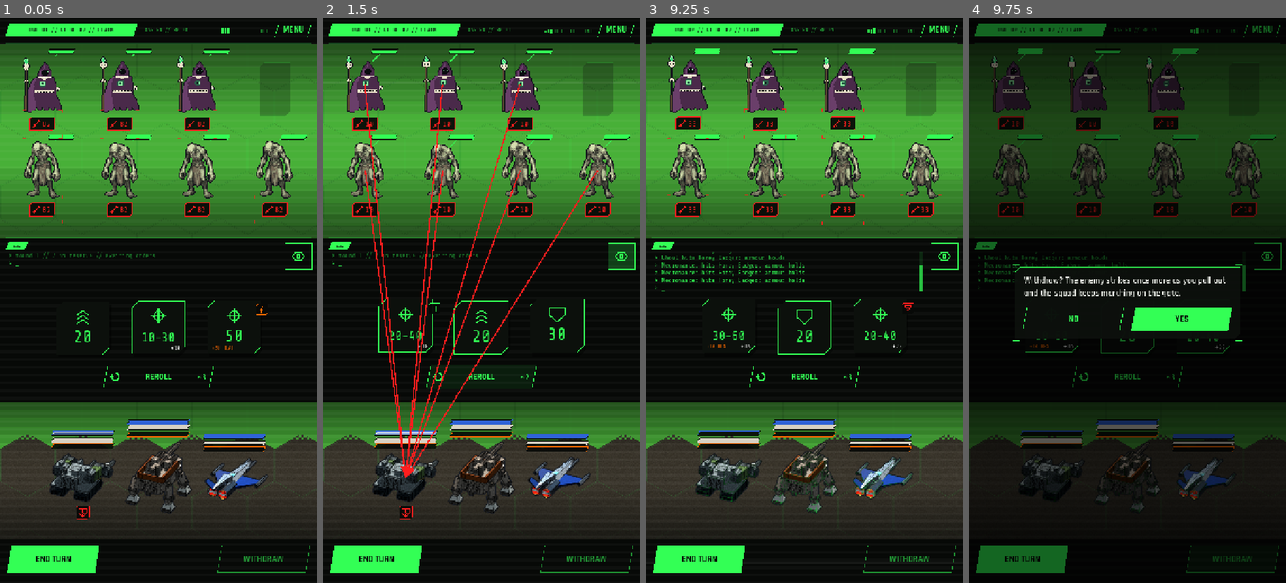
Above: before the commit, frames 1-4 (left to right).
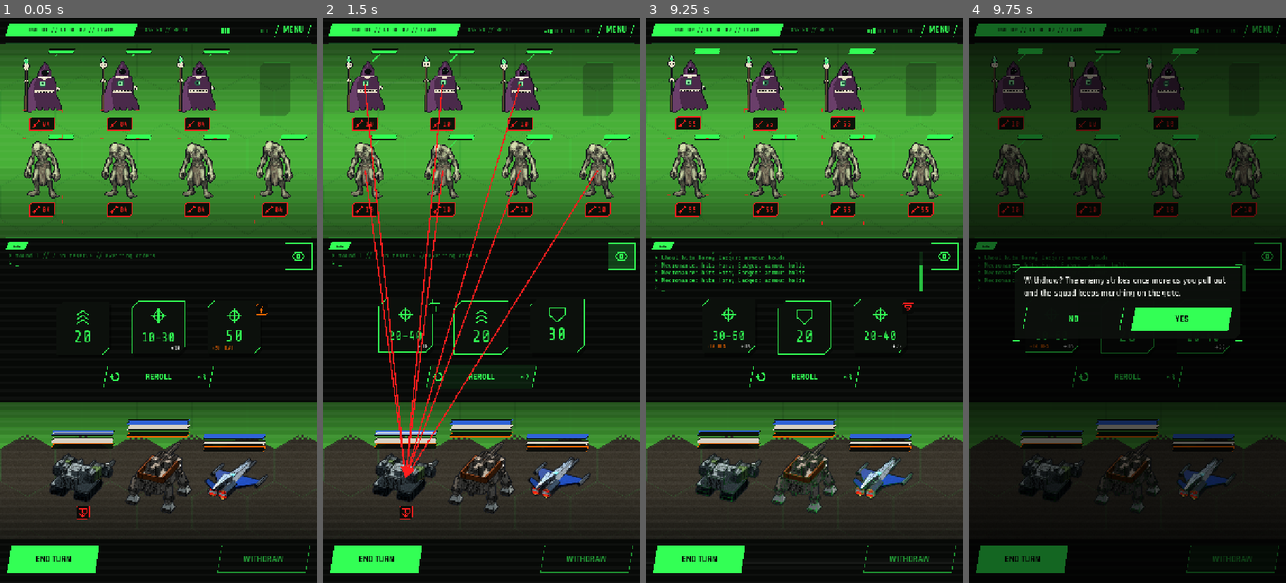
Above: after the commit, the same moments.

Repository: ryanjdmartin/riftgate
Game: Godot game, scene res://game/skirmish/skirmish_screen.tscn
Same seed, same stepped clock (60 frames per second), same inputs: the game is played once before the commit and once after it. This scene is started directly instead of the project's main scene.
Inputs (mouse positions are in pixels of both pictures, inside the frame that each line leads up to):
- Up to frame 1 (0.05 s): no input
- Up to frame 2 (1.5 s): click (620, 255) at 0.5 s; click "REROLL" at 1.25 s
- Up to frame 3 (9.25 s): click "END TURN" at 2 s; click "WITHDRAW" at 2.75 s; click (943, 255) at 3.5 s; click "REROLL" at 4.25 s; click "END TURN" at 5 s; click "YES" at 5.75 s; click "WITHDRAW" at 6.5 s; click (943, 255) at 7.25 s; click "REROLL" at 8 s; click "END TURN" at 8.75 s
- Up to frame 4 (9.75 s): click "WITHDRAW" at 9.5 s

The runs differ from the first frame. In frame 1, less than 0.1% of the frame differs, in the area x 13-90%, y 18-35%; in frame 2, nothing differs; in frame 3, less than 0.1%; in frame 4, nothing differs.

Commit message:
Both screens keep clear of the phone's safe bands (Ryan, 25 September, first native Android run: MENU cramped in the top corner and hard to press, the bottom buttons cut off): the export is edge to edge and immersive, so the layout ran the whole glass; Hud.safe_insets reads the display's safe area in design pixels with a floor for the corners and gesture zone it does not report, Hud.inset_screen pulls a screen's root in by what its parent does not already keep clear (a skirmish inside the battle screen insets once), the layout height is the glass less the bands and never under the design's 1280 (the bands give way on short glass), MENU answers a touch over the whole bar (HudButton.hit_pad), the clear colour is the HUD's black so the bands are black wherever a screen runs, and the screenshot tool renders at a phone's height (RIFTGATE_SHOT_H) with forced bands (RIFTGATE_SAFE) to see the phone's layout on the Mac
Co-Authored-By: Claude Fable 5.1 <noreply@anthropic.com>

Diff:
--- a/game/battle/battle_screen.gd
+++ b/game/battle/battle_screen.gd
@@ -141,7 +141,7 @@
 	LOG_Y = 1076.0 + (H - BASE_H)   # the map takes the extra height; the log and buttons keep to the bottom
 	BOTTOM_Y = 1196.0 + (H - BASE_H)
 	custom_minimum_size = Vector2(W, H)
-	set_anchors_and_offsets_preset(Control.PRESET_FULL_RECT)
+	Hud.inset_screen(self)   # clear of the phone's corners, cutout and gesture zone
 
 	var bg := HudBackdrop.new()
 	bg.scan = false   # this screen's one scan bar is drawn on top of everything, below
@@ -153,6 +153,7 @@
 	_place(_header, Vector2(12, 14), Vector2(300, 28))
 	var menu_btn := HudButton.new("MENU", _open_menu)
 	menu_btn.sound = ""   # the menu's own breaker is the sound
+	menu_btn.hit_pad = Vector2(12.0, 10.0)   # answers over the whole bar's height and out to the edge
 	_place(menu_btn, Vector2(W - 96, 10), Vector2(84, 34))
 	if OS.get_environment("RIFTGATE_TUNE") == "1":
 		# The map's live knobs, a development tool; the player's knobs are in the menu.
--- a/game/skirmish/skirmish_screen.gd
+++ b/game/skirmish/skirmish_screen.gd
@@ -270,7 +270,7 @@
 	for key in ROWS.keys():
 		set(key, float(ROWS[key]) * H / BASE_H)
 	custom_minimum_size = Vector2(W, H)
-	set_anchors_and_offsets_preset(Control.PRESET_FULL_RECT)
+	Hud.inset_screen(self)   # clear of the phone's corners, cutout and gesture zone
 
 	var bg := HudBackdrop.new()
 	var seam_y := REROLL_Y + REROLL_SIZE.y + REROLL_GAP
@@ -301,6 +301,7 @@
 	var menu_btn := HudButton.new("MENU", _open_menu)
 	menu_btn.sound = ""   # the menu's own breaker is the sound
 	_place(menu_btn, Vector2(W - 96, 10), Vector2(84, 34))
+	menu_btn.hit_pad = Vector2(12.0, 10.0)   # answers over the whole bar's height and out to the edge
 	_eye = HudButton.new("")
 	_eye.glyph = "eye"
 	_eye.slant_px = 0.0
--- a/game/ui/hud.gd
+++ b/game/ui/hud.gd
@@ -56,11 +56,69 @@
 ## has glyphs that start left of their origin, so every label gets a few pixels of left
 ## padding rather than losing the first stem of an H.
 ## The height a screen should lay itself out to: the design's 1280 or, in the tree on a
-## taller phone (the window keeps the width and expands the height), the real one.
+## taller phone (the window keeps the width and expands the height), the real one less
+## the safe insets at its top and bottom.
 static func screen_height(screen: Control) -> float:
 	if screen.is_inside_tree():
-		return maxf(1280.0, screen.get_viewport_rect().size.y)
+		var ins := safe_insets(screen)
+		return maxf(1280.0, screen.get_viewport_rect().size.y - ins.x - ins.y)
 	return 1280.0
+
+
+## The band at the top and at the bottom of the glass a screen must keep clear, in design
+## pixels: (top, bottom). Ryan, 25 September, first native Android run: the build is edge
+## to edge and immersive, so the layout ran from the very top of the glass to the very
+## bottom, MENU sat in the rounded corner under the cutout and was hard to press, and the
+## bottom buttons were cut off by the corners and the gesture zone (the framebuffer showed
+## them whole; the panel did not). The display reports its cutouts; the corners and the
+## gesture zone it does not, so on a phone each band is at least SAFE_FLOOR. Desktop
+## windows keep no band. RIFTGATE_SAFE=top,bottom forces one anywhere, to see the phone's
+## layout on the Mac.
+const SAFE_FLOOR := Vector2(40.0, 32.0)
+
+static func safe_insets(screen: Control) -> Vector2:
+	if not screen.is_inside_tree():
+		return Vector2.ZERO
+	var view_h := screen.get_viewport_rect().size.y
+	var ins := Vector2.ZERO
+	var env := OS.get_environment("RIFTGATE_SAFE")
+	if not env.is_empty():
+		var parts := env.split(",")
+		ins = Vector2(float(parts[0]), float(parts[1]) if parts.size() > 1 else float(parts[0]))
+	elif OS.has_feature("mobile"):
+		var win := screen.get_window()
+		var win_pos := Vector2(DisplayServer.window_get_position(win.get_window_id()))
+		var win_h := float(win.size.y)
+		var safe := DisplayServer.get_display_safe_area()
+		var top := maxf(0.0, float(safe.position.y) - win_pos.y)
+		var bottom := maxf(0.0, win_pos.y + win_h - float(safe.end.y))
+		var scale := view_h / maxf(1.0, win_h)   # design pixels per device pixel
+		ins = Vector2(maxf(top * scale, SAFE_FLOOR.x), maxf(bottom * scale, SAFE_FLOOR.y))
+	# The layout is never shorter than the design: on glass too short to keep the whole
+	# band clear as well, the band gives way, both ends in proportion.
+	var spare := maxf(0.0, view_h - 1280.0)
+	var total := ins.x + ins.y
+	if total > spare and total > 0.0:
+		ins *= spare / total
+	return ins
+
+
+## Fit a screen's root to the glass less the safe bands: full rect, then the top and
+## bottom offsets pulled in by whatever of the band its parent does not already keep
+## clear (a skirmish opened inside the battle screen sits in a root that is inset already).
+static func inset_screen(screen: Control) -> void:
+	screen.set_anchors_and_offsets_preset(Control.PRESET_FULL_RECT)
+	if not screen.is_inside_tree():
+		return
+	var ins := safe_insets(screen)
+	if ins == Vector2.ZERO:
+		return
+	var parent := screen.get_parent_control()
+	var view_h := screen.get_viewport_rect().size.y
+	var parent_top := parent.get_global_rect().position.y if parent != null else 0.0
+	var parent_bottom := parent.get_global_rect().end.y if parent != null else view_h
+	screen.offset_top = maxf(0.0, ins.x - parent_top)
+	screen.offset_bottom = -maxf(0.0, ins.y - (view_h - parent_bottom))
 
 
 static func label(text: String, size_px: int, color: Color, font: Font = null) -> Label:
--- a/game/ui/hud_button.gd
+++ b/game/ui/hud_button.gd
@@ -18,6 +18,13 @@
 var mono: bool = false                      # mono face for readout tags
 var color_override: Color = Color(0, 0, 0, 0)   # zero alpha: use the HUD colour
 var sound: String = "ui_tap"                # heard on press; "" for a button whose action has its own sound
+var hit_pad: Vector2 = Vector2.ZERO         # how far past its drawing the button answers a touch, each side (MENU on a phone: the whole bar)
+
+
+## A touch a little off the drawing still lands (Ryan, 25 September: MENU on the phone was
+## hard to press); the drawing itself stays its size.
+func _has_point(point: Vector2) -> bool:
+	return Rect2(-hit_pad, size + hit_pad * 2.0).has_point(point)
 
 
 func _init(label: String = "", on_pressed: Callable = Callable()) -> void:
--- a/project.godot
+++ b/project.godot
@@ -26,6 +26,7 @@
 
 [rendering]
 
+environment/defaults/default_clear_color=Color(0.0275, 0.0353, 0.0275, 1)
 renderer/rendering_method="mobile"
 renderer/rendering_method.mobile="gl_compatibility"
 renderer/rendering_method.web="gl_compatibility"
--- a/tools/screenshot.gd
+++ b/tools/screenshot.gd
@@ -23,7 +23,10 @@
 	if args.size() >= 3:
 		_pose = args[2]
 	_vp = SubViewport.new()
-	_vp.size = Vector2i(720, 1280)
+	# RIFTGATE_SHOT_H=1616 renders at a taller phone's height (with RIFTGATE_SAFE=top,bottom
+	# for its safe bands): the phone's layout on the Mac.
+	var shot_h := OS.get_environment("RIFTGATE_SHOT_H")
+	_vp.size = Vector2i(720, int(shot_h) if not shot_h.is_empty() else 1280)
 	_vp.render_target_update_mode = SubViewport.UPDATE_ALWAYS
 	root.add_child(_vp)
 	var scene: PackedScene = load(scene_path)
Not shown, changed: docs/status.md
